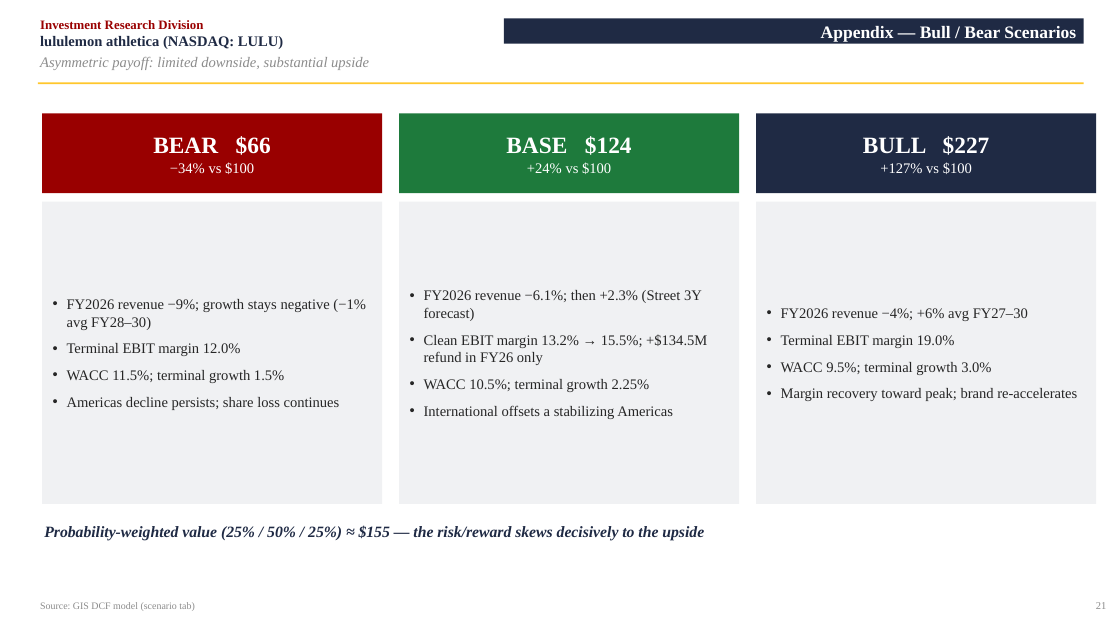
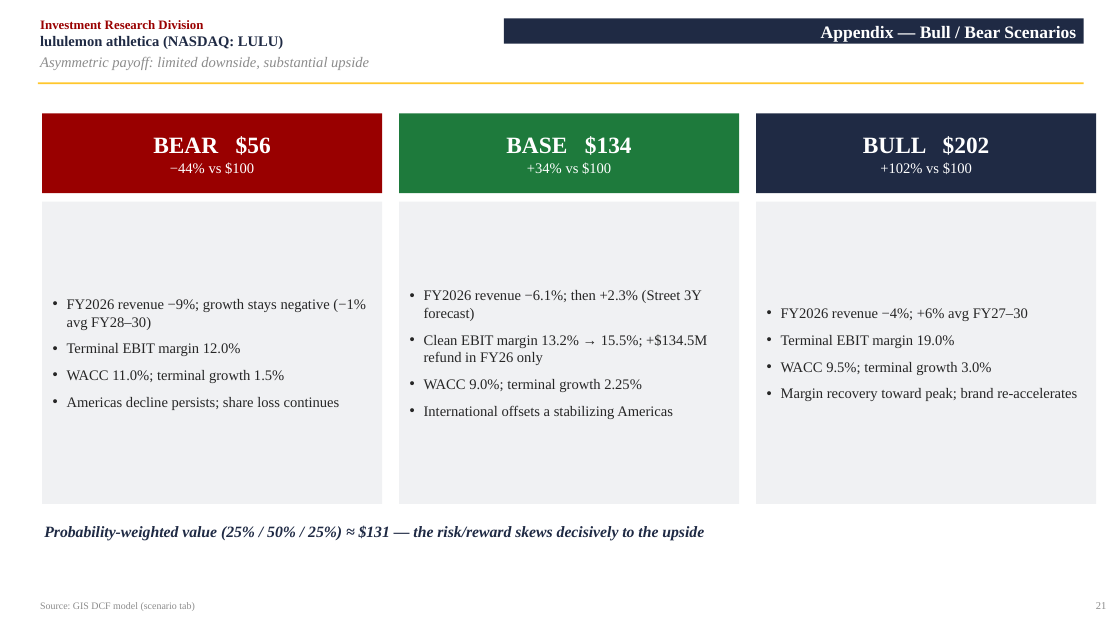
Before and after one commit to vengeanceaiUSC/RM, a slide deck: slide 22 of LULU/LULU_Investment_Pitch_Deck.pptx. Drawn at 1120x630 pixels with LibreOffice and Linux fonts; fonts in the diff are those of the drawing. Boxes give left, top, right and bottom in pixels: in the first picture for what was removed or moved away, otherwise in the second. Text is boxed around its words. In the diff, an @@ line names an element or a change of style, - is before the commit and + after.

```diff
--- a/LULU/LULU_Investment_Pitch_Deck.pptx
+++ b/LULU/LULU_Investment_Pitch_Deck.pptx
@@ text in rectangle at box(153, 136, 271, 174): text changed @@
-BEAR $66
-−34% vs $100
+BEAR $56
+−44% vs $100
@@ text in rectangle at box(506, 136, 632, 174): text changed @@
-BASE $124
-+24% vs $100
+BASE $134
++34% vs $100
@@ text in rectangle at box(863, 136, 990, 174): text changed @@
-BULL $227
-+127% vs $100
+BULL $202
++102% vs $100
@@ text in rectangle at box(67, 370, 284, 383): text changed @@
-• WACC 11.5%; terminal growth 1.5%
+• WACC 11.0%; terminal growth 1.5%
@@ text in rectangle at box(424, 379, 642, 392): text changed @@
-• WACC 10.5%; terminal growth 2.25%
+• WACC 9.0%; terminal growth 2.25%
@@ text at box(44, 525, 704, 541): text changed @@
-Probability-weighted value (25% / 50% / 25%) ≈ $155 — the risk/reward skews decisively to the upside
+Probability-weighted value (25% / 50% / 25%) ≈ $131 — the risk/reward skews decisively to the upside
```
Also in this commit, not shown: 7 other slides changed, 6 other files.
